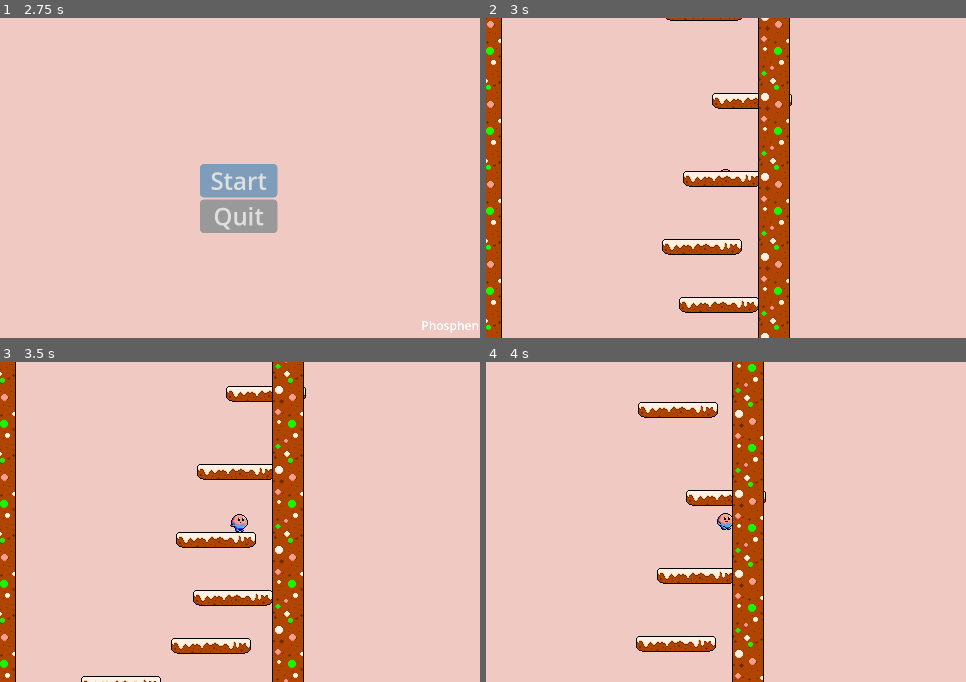
Above: before the commit, frames 1-4 (two rows, left to right).
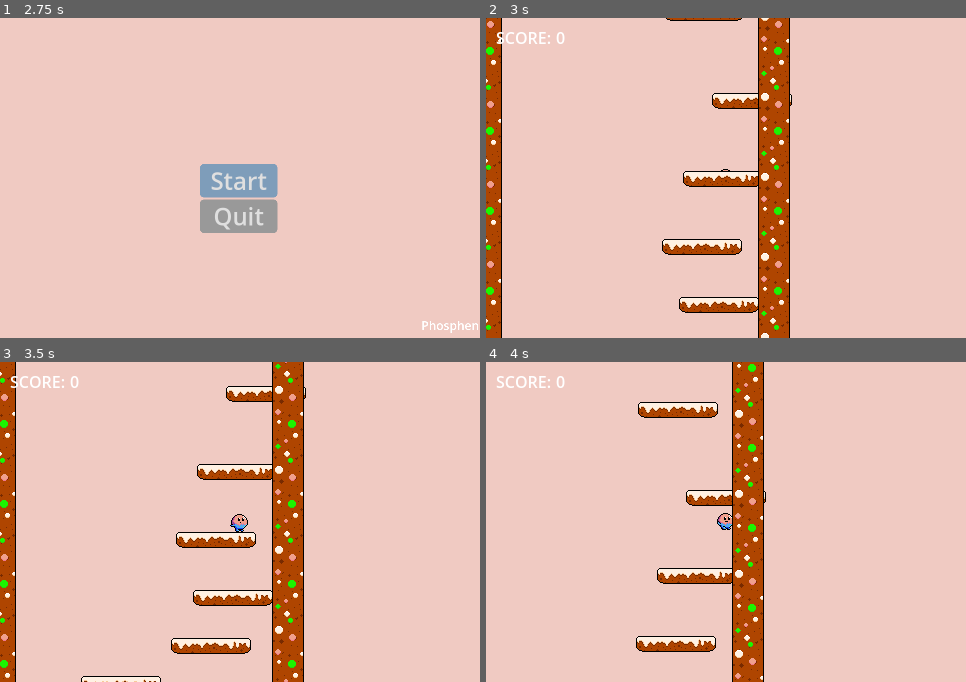
Above: after the commit, the same moments.

Repository: Phosphen/slide
Game: Godot game, scene res://Scenes/Levels/splash_screen.tscn
Same seed, same stepped clock (60 frames per second), same inputs: the game is played once before the commit and once after it.
Inputs (mouse positions are in pixels of both pictures, inside the frame that each line leads up to):
- Up to frame 1 (2.75 s): tap Enter at 0.5, 2 s; move the mouse to (345, 162) at 0.52 s; hold Right (move_right) 0.53-2.03 s; tap Up (jump) at 0.77, 1.52 s; tap Space at 1.25 s; move the mouse to (144, 194) at 1.27 s; move the mouse to (288, 107) at 2.02 s; hold Left (move_left) from 2.03 s (still down)
- Up to frame 2 (3 s): release Left (move_left) at 2.75 s; click "Start" at 2.75 s
- Up to frame 3 (3.5 s): no input
- Up to frame 4 (4 s): tap Space at 3.5 s; move the mouse to (702, 586) at 3.52 s; hold Right (move_right) from 3.53 s (still down); tap Up (jump) at 3.77 s

Frame 1 is identical in both runs. In frame 2, 0.2% of the frame differs, in the area x 2-17%, y 4-9%; in frame 3, 0.2%; in frame 4, 0.2%.

Commit message:
ui: added score and signal to update it

Diff:
--- a/LevelGen/main.tscn
+++ b/LevelGen/main.tscn
@@ -1,9 +1,10 @@
-[gd_scene load_steps=5 format=3 uid="uid://buymrux01rude"]
+[gd_scene load_steps=6 format=3 uid="uid://buymrux01rude"]
 
 [ext_resource type="Script" path="res://LevelGen/Main.gd" id="1_5o2wn"]
 [ext_resource type="PackedScene" uid="uid://bw16x5t43kkhp" path="res://LevelGen/brick_scene.tscn" id="2_0q4u1"]
 [ext_resource type="PackedScene" uid="uid://dgloopipmufx" path="res://LevelGen/wall_scene.tscn" id="3_mbfvh"]
 [ext_resource type="PackedScene" uid="uid://dvjodc5t5wxm1" path="res://Player/player.tscn" id="4_rsqvq"]
+[ext_resource type="PackedScene" uid="uid://ckqfa8aki05qq" path="res://Score/score.tscn" id="5_ahuf4"]
 
 [node name="Main" type="Node"]
 script = ExtResource("1_5o2wn")
@@ -18,7 +19,10 @@
 [node name="RemoteTransform2D" type="RemoteTransform2D" parent="Player"]
 remote_path = NodePath("../../Camera2D")
 
+[node name="GUI" parent="." instance=ExtResource("5_ahuf4")]
+
 [node name="Camera2D" type="Camera2D" parent="."]
 position = Vector2(496, 321)
 
+[connection signal="reached_height" from="Player" to="GUI" method="_on_player_reached_height"]
 [connection signal="reached_top" from="Player" to="." method="_on_player_reached_top"]
--- a/Player/player.gd
+++ b/Player/player.gd
@@ -1,7 +1,10 @@
 extends CharacterBody2D
 
+signal reached_height
 signal reached_top
 const TOP_HEIGHT = 100
+
+var max_reached_height = 0.0
 
 #Data
 var is_wall_bouncing = false
@@ -27,6 +30,9 @@
 func _process(delta):
 	if ((position.y as int) % TOP_HEIGHT) == 0.0:
 		reached_top.emit()
+	max_reached_height = minf(position.y, max_reached_height)
+	reached_height.emit(abs(max_reached_height))
+
 
 func is_on_and_facing_wall():
 	return $WallChecker.is_colliding()
--- /dev/null
+++ b/Score/score.tscn
@@ -0,0 +1,23 @@
+[gd_scene load_steps=2 format=3 uid="uid://ckqfa8aki05qq"]
+
+[ext_resource type="Script" path="res://Score/score_ui.gd" id="1_y53uk"]
+
+[node name="GUI" type="CanvasLayer"]
+script = ExtResource("1_y53uk")
+
+[node name="MarginContainer" type="MarginContainer" parent="."]
+offset_right = 40.0
+offset_bottom = 40.0
+theme_override_constants/margin_left = 10
+
+[node name="HContainer" type="HBoxContainer" parent="MarginContainer"]
+layout_mode = 2
+
+[node name="ScoreLabel" type="Label" parent="MarginContainer/HContainer"]
+layout_mode = 2
+text = "SCORE:"
+
+[node name="Score" type="Label" parent="MarginContainer/HContainer"]
+layout_mode = 2
+text = "0
+"
--- /dev/null
+++ b/Score/score_ui.gd
@@ -0,0 +1,16 @@
+extends CanvasLayer
+
+var score_ui_count
+
+func _ready():
+	score_ui_count = get_node("./MarginContainer/HContainer/Score") as Label
+	score_ui_count.text="0"
+
+func _process(delta):
+	pass
+
+#get_tree().get_root().find_node("node_name")
+#get_node("/root/path_to_the_node")
+
+func _on_player_reached_height(max_reached_height):
+	score_ui_count.text = "%.0f" % max_reached_height
